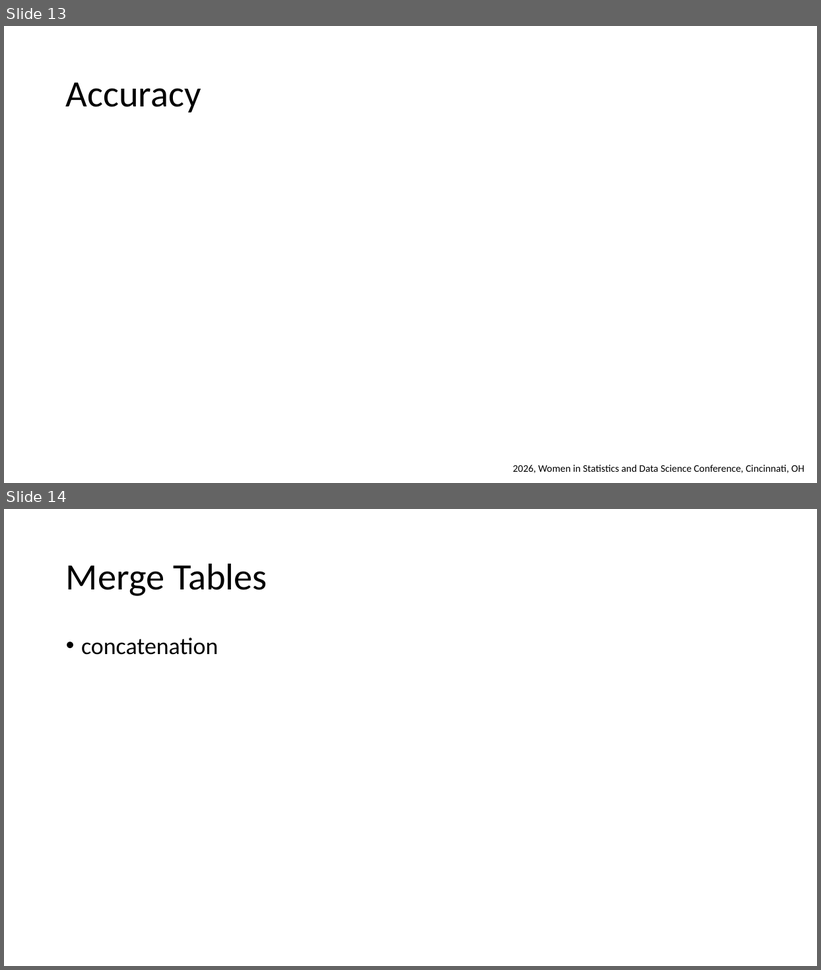
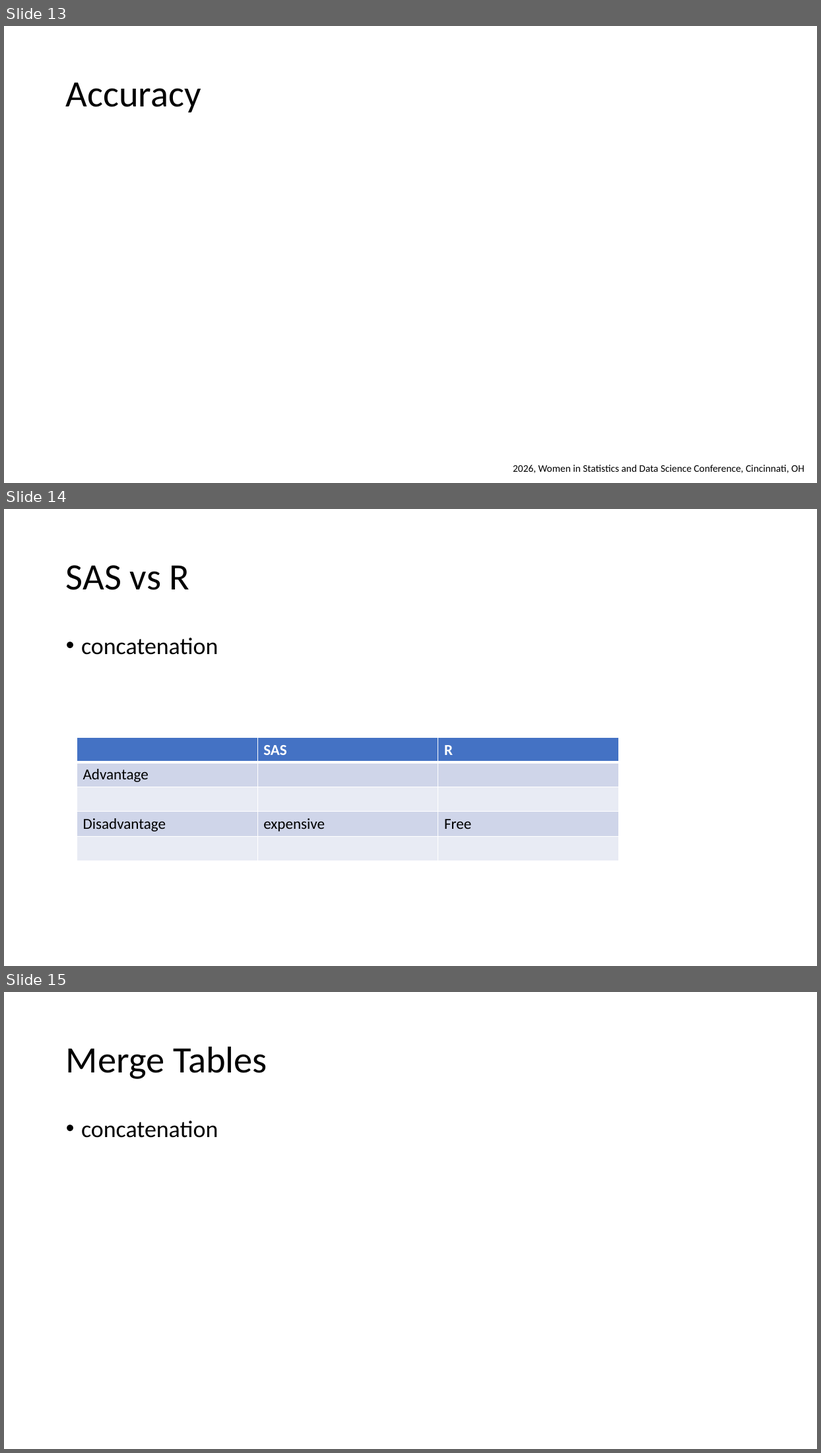
Before and after one commit to wx2123/WSDS-2026-OH, a slide deck: 2026 WSDS - Wujian Xue.pptx. Shown one above the other, each under a label of ours: slides 13 and 14 before the commit, slides 13, 14 and 15 after it. The pictures are 821x970 and 821x1453 pixels, drawn with LibreOffice and Linux fonts; fonts in the diff are those of the drawing; grey boxes stand for pictures. Boxes give left, top, right and bottom in pixels: in the first picture for what was removed or moved away, otherwise in the second. Text is boxed around its words. In the diff, an @@ line names an element or a change of style, - is before the commit and + after.

```diff
--- a/2026 WSDS - Wujian Xue.pptx
+++ b/2026 WSDS - Wujian Xue.pptx
@@ slide 14 added at [4,509,817,966], background #FFFFFF @@
@@ title added at [66,565,190,590], 44 pt, text #000000 @@
+SAS vs R
@@ text added at [81,638,218,655], 28 pt, text #000000 @@
+• concatenation
@@ table added at [77,738,618,861], 5 rows, 3 columns @@
+ | SAS | R
+Advantage |  | 
+ |  | 
+Disadvantage | expensive | Free
+ |  | 
@@ what was slide 14 is now slide 15 @@
```
Also in this commit, not shown: 7 slides changed.
